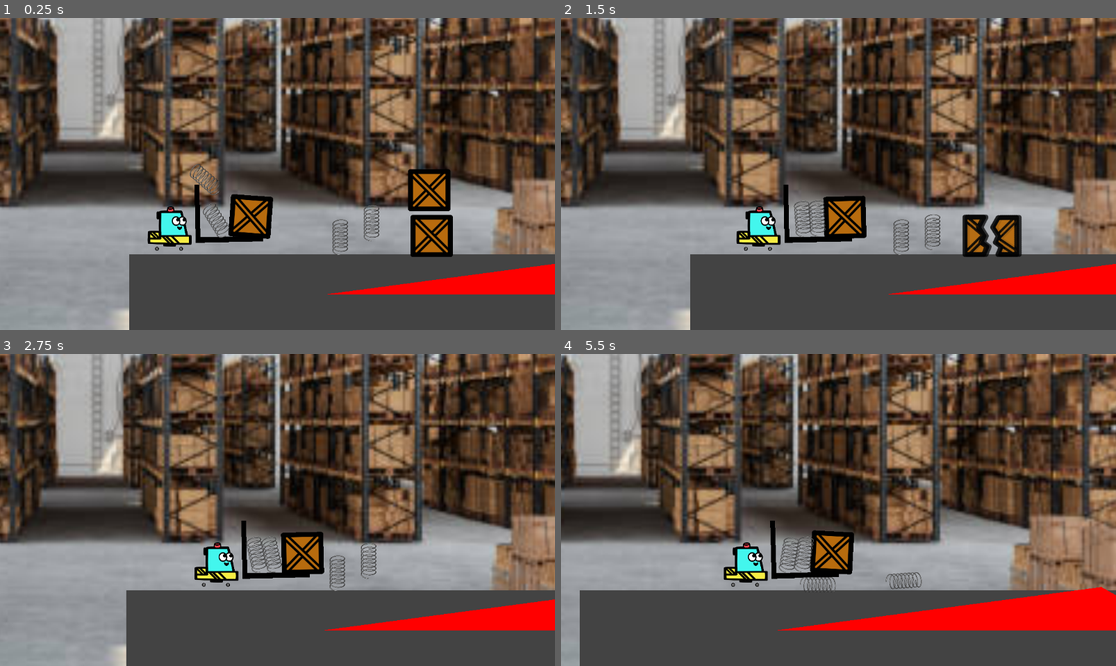
Above: before the commit, frames 1-4 (two rows, left to right).
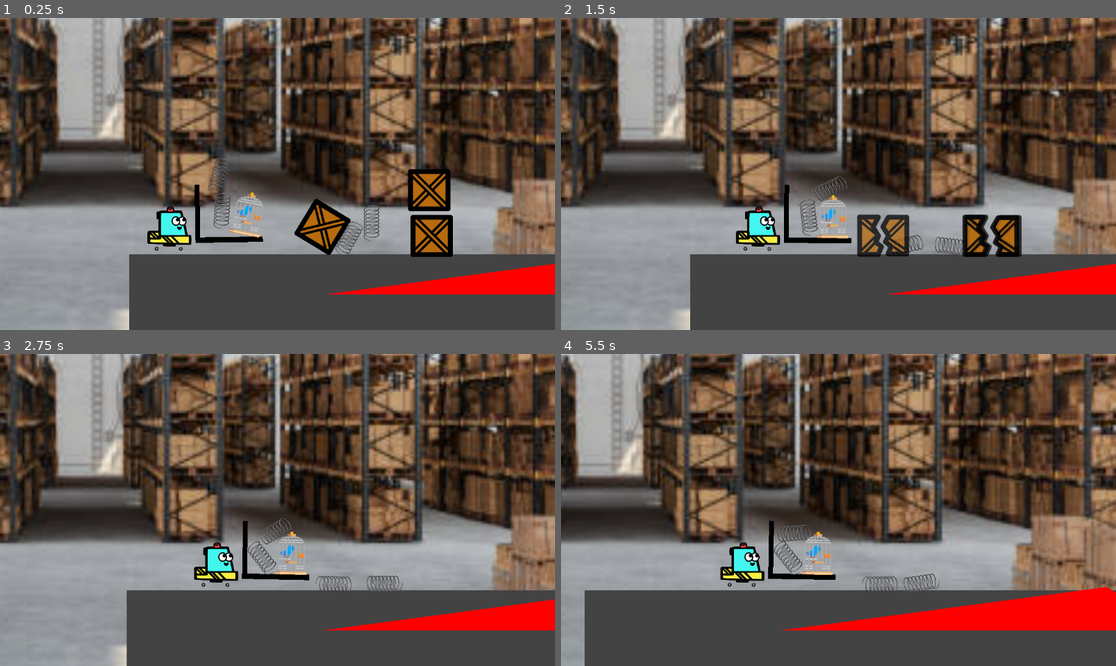
Above: after the commit, the same moments.

Repository: CourtlandCrouchet/OneTrip
Game: Godot game, scene res://Scenes/main.tscn
Two runs of this game, one before a commit and one after it. Both use one fixed random seed, a clock stepped at 60 frames per second and the inputs below.
Inputs:
- Up to frame 1 (0.25 s): no input
- Up to frame 2 (1.5 s): hold Right (move_right) 0.53-1.28 s; hold Left (move_left) from 1.28 s (still down)
- Up to frame 3 (2.75 s): release Left (move_left) at 2.03 s; hold Right (move_right) from 2.03 s (still down)
- Up to frame 4 (5.5 s): release Right (move_right) at 3.53 s; hold Left (move_left) from 3.53 s (still down)

The runs differ from the first frame. In frame 1, 2.8% of the frame differs, in the area x 26-66%, y 44-76%; in frame 2, 3.1%; in frame 3, 2.4%; in frame 4, 13%, in the area x 0-100%, y 0-100%.

Commit message:
Bird Cage

Diff:
--- /dev/null
+++ b/Scenes/bird_cage.tscn
@@ -0,0 +1,12 @@
+[gd_scene load_steps=2 format=3 uid="uid://uxyllyjuyq62"]
+
+[ext_resource type="Texture2D" uid="uid://do081e3xoah7g" path="res://Scripts/bird-cage.png" id="1_4wu0w"]
+
+[node name="BirdCage" type="RigidBody2D"]
+
+[node name="Sprite2D" type="Sprite2D" parent="."]
+scale = Vector2(0.035, 0.035)
+texture = ExtResource("1_4wu0w")
+
+[node name="CollisionPolygon2D" type="CollisionPolygon2D" parent="."]
+polygon = PackedVector2Array(-6, 9, 6, 9, 6, -5, 4, -6, 2, -7, 2, -8, 1, -8, 0, -9, -1, -8, -2, -8, -2, -7, -4, -6, -6, -4)
--- a/Scenes/main.tscn
+++ b/Scenes/main.tscn
@@ -8,6 +8,7 @@
 [ext_resource type="PackedScene" uid="uid://b8u2n0yy3m32h" path="res://Scenes/hill.tscn" id="4_blmfu"]
 [ext_resource type="PackedScene" uid="uid://dr43c6q2imkcs" path="res://Scenes/spring.tscn" id="7_onygg"]
 [ext_resource type="PackedScene" path="res://Scenes/WinZone.tscn" id="7_w60xq"]
+[ext_resource type="PackedScene" uid="uid://uxyllyjuyq62" path="res://Scenes/bird_cage.tscn" id="8_fsd2a"]
 [ext_resource type="Script" path="res://Scripts/win_zone.gd" id="9_jhthv"]
 [ext_resource type="FontFile" uid="uid://cuq5ou13j84cx" path="res://Fonts/RubikMonoOne-Regular.ttf" id="10_bif06"]
 
@@ -79,7 +80,7 @@
 position = Vector2(125, -7)
 
 [node name="Box" parent="BoxController" instance=ExtResource("3_nybnc")]
-position = Vector2(49, 3)
+position = Vector2(81, -2)
 
 [node name="Spring" parent="BoxController" instance=ExtResource("7_onygg")]
 position = Vector2(36, 3)
@@ -92,6 +93,9 @@
 
 [node name="Spring4" parent="BoxController" instance=ExtResource("7_onygg")]
 position = Vector2(100, 8)
+
+[node name="BirdCage" parent="BoxController" instance=ExtResource("8_fsd2a")]
+position = Vector2(47, 4)
 
 [node name="WinZone" parent="." instance=ExtResource("7_w60xq")]
 position = Vector2(509, 21)
Not shown: 1 places in Scenes/main.tscn that only renumber resources
Binary file added: Scripts/bird-cage.png
Not shown, added: Scripts/bird-cage.png.import
